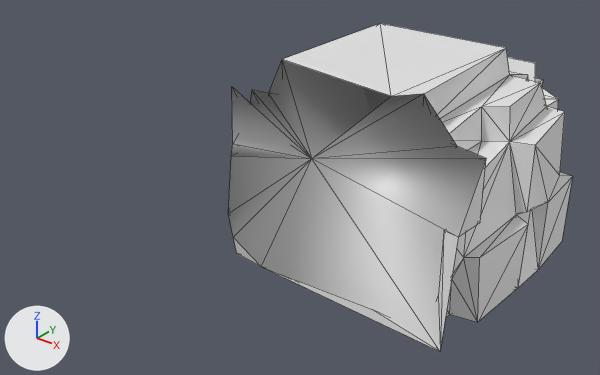
A saved change to the OBJ model src/main/resources/assets/kn8/meshes/camilly/foot_right.obj.
Camera for both pictures: a 50 mm camera at (0.328, -0.153, 0.236) aimed at (0.099, 0.133, 0.059). Every picture has the same lights, and +X, +Y and +Z are marked at lower left. The picture after the commit comes second. Mesh edges are drawn as thin lines. Where no turn or scale is listed for an object, it has been applied to the vertices. Vertices at exactly the same position are counted once.

Objects in the first picture: 'foot_right'.
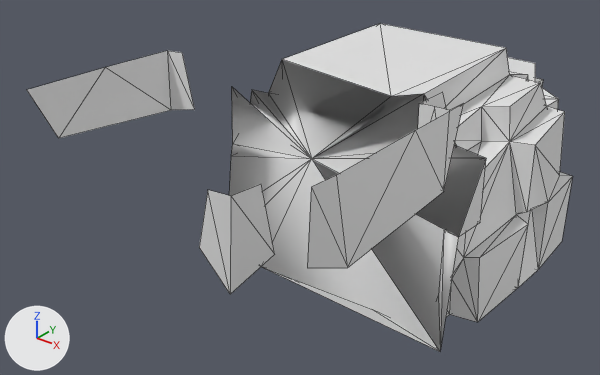
Pixel boxes [x1, y1, x2, y2] of what changed, in the pictures (600 x 375 px):
'foot_right', reshaped (58% wider)
    before: [228, 23, 573, 352]
    after: [27, 23, 573, 352]
part 1 of me_foot_right, added
    after: [307, 92, 464, 268]
part 2 of me_foot_right, built on
    before: [312, 159, 452, 351]
    after: [27, 51, 452, 351]
part 3 of me_foot_right, added
    after: [199, 184, 275, 294]

Patch to the scene script:
```diff
--- a/src/main/resources/assets/kn8/meshes/camilly/foot_right.obj.py
+++ b/src/main/resources/assets/kn8/meshes/camilly/foot_right.obj.py
@@ me_foot_right @@
 # used by ob_foot_right; location = (0.0, 0.0, 0.0)
 # verts and faces of me_foot_right; kept vertices keep their numbers, new ones are numbered from 114
 # before: 80 (0.184, 0.136, 0.06) at pixel (458, 237), 92 (0.184, 0.13, 0.002) at pixel (440, 351), 113 (0.097, 0.144, 0.07) at pixel (311, 158)
-me_foot_right.from_pydata(...)  # 114 vertices, 223 faces; spans x 0.035..0.191, y 0.13..0.29, z 0.002..0.115
+me_foot_right.from_pydata(...)  # 140 vertices, 243 faces; spans x 0.033..0.191, y 0.004..0.29, z 0.002..0.127
+# me_foot_right part 1: a new loose piece of 13 vertices spanning x 0.174..0.19, y 0.025..0.136, z 0.089..0.127
+# me_foot_right part 2
+delete_faces([(80, 113, 92)])
+verts[120] = (0.05, 0.113, 0.094)  # pixel (194, 109)
+verts[121] = (0.035, 0.111, 0.091)  # pixel (171, 110)
+verts[122] = (0.035, 0.111, 0.121)  # pixel (167, 50)
+verts[123] = (0.044, 0.112, 0.121)  # pixel (182, 52)
+verts[124] = (0.033, 0.074, 0.122)  # pixel (105, 67)
+verts[125] = (0.035, 0.044, 0.097)  # pixel (58, 138)
+verts[126] = (0.034, 0.033, 0.122)  # pixel (26, 89)
+faces += [(80, 92, 113), (120, 121, 122), (120, 122, 123), (121, 125, 124), (124, 125, 126), (121, 124, 122)]
+# me_foot_right part 3
+verts[114] = (0.174, 0.006, 0.127)  # pixel (230, 195)
+verts[115] = (0.173, 0.006, 0.092)  # pixel (230, 294)
+verts[116] = (0.175, 0.025, 0.099)  # pixel (274, 254)
+verts[117] = (0.176, 0.018, 0.127)  # pixel (261, 183)
+verts[118] = (0.166, 0.005, 0.127)  # pixel (207, 189)
+verts[119] = (0.161, 0.004, 0.106)  # pixel (199, 247)
+faces += [(114, 115, 116), (114, 116, 117), (114, 118, 115), (115, 118, 119)]
```
